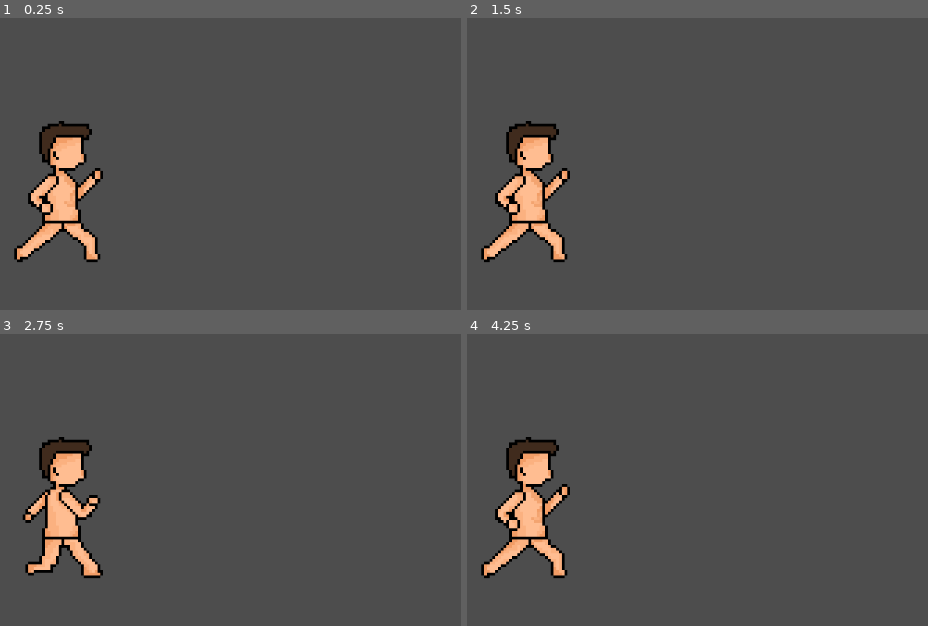
Above: before the commit, frames 1-4 (two rows, left to right).
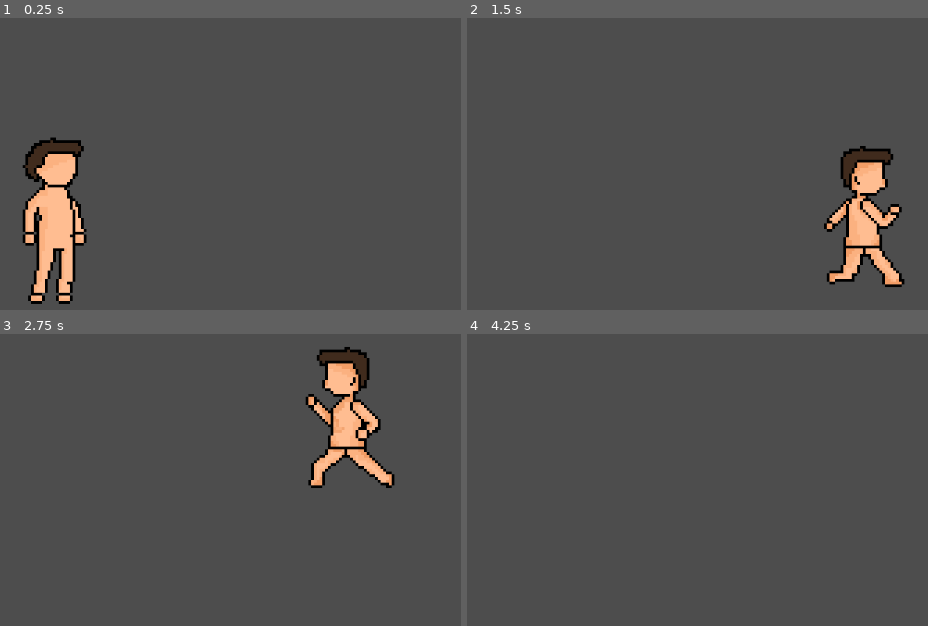
Above: after the commit, the same moments.

Repository: Sh4y-Cormac/MINI-IT-PROJECT-2-10
Game: Godot game, scene res://scenes/movementgame.tscn
Same seed, same stepped clock (60 frames per second), same inputs: the game is played once before the commit and once after it. This scene is started directly instead of the project's main scene.
Inputs (mouse positions are in pixels of both pictures, inside the frame that each line leads up to):
- Up to frame 1 (0.25 s): no input
- Up to frame 2 (1.5 s): tap Enter (ui_accept) at 0.5, 0.6 s; move the mouse to (702, 175) at 0.52 s; hold Right (ui_right) from 0.53 s (still down); tap Space (jump, bound only after the commit) at 0.77, 0.8, 1.07, 1.35 s; move the mouse to (outside the picture) at 1.27 s
- Up to frame 3 (2.75 s): tap Space (jump, bound only after the commit) at 1.52, 1.82, 2.3 s; tap Enter (ui_accept) at 1.55, 2.1 s; move the mouse to (142, 415) at 2.02 s; release Right (ui_right) at 2.03 s; hold Left (ui_left) from 2.03 s (still down)
- Up to frame 4 (4.25 s): move the mouse to (490, 605) at 2.77 s; release Left (ui_left) at 2.78 s; hold Right (ui_right) from 2.78 s (still down); tap Enter (ui_accept) at 2.85 s; tap Space (jump, bound only after the commit) at 3.02, 3.32, 3.6, 3.77, 4.07 s; move the mouse to (766, 582) at 3.52 s

The runs differ from the first frame. In frame 1, 5.8% of the frame differs, in the area x 3-23%, y 35-98%; in frame 2, 9.1%; in frame 3, 9.1%, in the area x 4-86%, y 4-84%; in frame 4, 4.6%.

Commit message:
movement

Diff:
--- a/project.godot
+++ b/project.godot
@@ -15,7 +15,28 @@
 config/features=PackedStringArray("4.4", "GL Compatibility")
 config/icon="res://icon.svg"
 
+[input]
+
+jump={
+"deadzone": 0.2,
+"events": [Object(InputEventKey,"resource_local_to_scene":false,"resource_name":"","device":-1,"window_id":0,"alt_pressed":false,"shift_pressed":false,"ctrl_pressed":false,"meta_pressed":false,"pressed":false,"keycode":0,"physical_keycode":32,"key_label":0,"unicode":32,"location":0,"echo":false,"script":null)
+]
+}
+move_left={
+"deadzone": 0.2,
+"events": [Object(InputEventKey,"resource_local_to_scene":false,"resource_name":"","device":-1,"window_id":0,"alt_pressed":false,"shift_pressed":false,"ctrl_pressed":false,"meta_pressed":false,"pressed":false,"keycode":0,"physical_keycode":4194319,"key_label":0,"unicode":0,"location":0,"echo":false,"script":null)
+, Object(InputEventKey,"resource_local_to_scene":false,"resource_name":"","device":-1,"window_id":0,"alt_pressed":false,"shift_pressed":false,"ctrl_pressed":false,"meta_pressed":false,"pressed":false,"keycode":0,"physical_keycode":65,"key_label":0,"unicode":97,"location":0,"echo":false,"script":null)
+]
+}
+move_right={
+"deadzone": 0.2,
+"events": [Object(InputEventKey,"resource_local_to_scene":false,"resource_name":"","device":-1,"window_id":0,"alt_pressed":false,"shift_pressed":false,"ctrl_pressed":false,"meta_pressed":false,"pressed":false,"keycode":0,"physical_keycode":4194321,"key_label":0,"unicode":0,"location":0,"echo":false,"script":null)
+, Object(InputEventKey,"resource_local_to_scene":false,"resource_name":"","device":-1,"window_id":0,"alt_pressed":false,"shift_pressed":false,"ctrl_pressed":false,"meta_pressed":false,"pressed":false,"keycode":0,"physical_keycode":68,"key_label":0,"unicode":100,"location":0,"echo":false,"script":null)
+]
+}
+
 [rendering]
 
+textures/canvas_textures/default_texture_filter=0
 renderer/rendering_method="gl_compatibility"
 renderer/rendering_method.mobile="gl_compatibility"
--- a/scenes/movementgame.tscn
+++ b/scenes/movementgame.tscn
@@ -1,12 +1,21 @@
-[gd_scene load_steps=2 format=3 uid="uid://cvvex065inpsq"]
+[gd_scene load_steps=3 format=3 uid="uid://cvvex065inpsq"]
 
 [ext_resource type="PackedScene" uid="uid://cix3v6f2rc4d6" path="res://scenes/player_move.tscn" id="1_4v37b"]
+
+[sub_resource type="WorldBoundaryShape2D" id="WorldBoundaryShape2D_4v37b"]
+distance = -1.0
 
 [node name="movementgame" type="Node2D"]
 
 [node name="player move" parent="." instance=ExtResource("1_4v37b")]
-position = Vector2(0, 24)
+position = Vector2(27, 59)
 
 [node name="Camera2D" type="Camera2D" parent="."]
-position = Vector2(-1, 1)
+position = Vector2(29, 34)
 zoom = Vector2(4, 4)
+
+[node name="StaticBody2D" type="StaticBody2D" parent="."]
+
+[node name="CollisionShape2D" type="CollisionShape2D" parent="StaticBody2D"]
+position = Vector2(26, 64)
+shape = SubResource("WorldBoundaryShape2D_4v37b")
--- a/scenes/player_move.tscn
+++ b/scenes/player_move.tscn
@@ -1,6 +1,16 @@
-[gd_scene load_steps=6 format=3 uid="uid://cix3v6f2rc4d6"]
+[gd_scene load_steps=10 format=3 uid="uid://cix3v6f2rc4d6"]
 
 [ext_resource type="Texture2D" uid="uid://cdkuxd6k0q0uj" path="res://sprites/movement sprite.png" id="1_u4p0t"]
+[ext_resource type="Script" uid="uid://cyf0kays30r2d" path="res://script/player_move.gd" id="1_xywsj"]
+[ext_resource type="Texture2D" uid="uid://doomwyk4mwtq8" path="res://sprites/characters proganist.png" id="2_8y7dd"]
+
+[sub_resource type="AtlasTexture" id="AtlasTexture_1jt52"]
+atlas = ExtResource("2_8y7dd")
+region = Rect2(0, 0, 64, 64)
+
+[sub_resource type="AtlasTexture" id="AtlasTexture_8y7dd"]
+atlas = ExtResource("1_u4p0t")
+region = Rect2(64, 0, 64, 64)
 
 [sub_resource type="AtlasTexture" id="AtlasTexture_u4p0t"]
 atlas = ExtResource("1_u4p0t")
@@ -14,13 +24,29 @@
 animations = [{
 "frames": [{
 "duration": 1.0,
+"texture": SubResource("AtlasTexture_1jt52")
+}],
+"loop": true,
+"name": &"idle",
+"speed": 5.0
+}, {
+"frames": [{
+"duration": 1.0,
+"texture": SubResource("AtlasTexture_8y7dd")
+}],
+"loop": true,
+"name": &"jump",
+"speed": 5.0
+}, {
+"frames": [{
+"duration": 1.0,
 "texture": SubResource("AtlasTexture_u4p0t")
 }, {
 "duration": 1.0,
 "texture": SubResource("AtlasTexture_xywsj")
 }],
 "loop": true,
-"name": &"idle",
+"name": &"run",
 "speed": 6.0
 }]
 
@@ -28,14 +54,14 @@
 size = Vector2(30, 50)
 
 [node name="player move" type="CharacterBody2D"]
+script = ExtResource("1_xywsj")
 
 [node name="AnimatedSprite2D" type="AnimatedSprite2D" parent="."]
 texture_filter = 1
 position = Vector2(0, -25)
 sprite_frames = SubResource("SpriteFrames_1jt52")
-animation = &"idle"
-autoplay = "idle"
-frame_progress = 0.388284
+animation = &"jump"
+autoplay = "run"
 
 [node name="CollisionShape2D" type="CollisionShape2D" parent="."]
 position = Vector2(-2, -26)
--- a/script/player_move.gd
+++ b/script/player_move.gd
@@ -1,9 +1,12 @@
 extends CharacterBody2D
 
 
-const SPEED = 300.0
-const JUMP_VELOCITY = -400.0
+const SPEED = 130.0
+const JUMP_VELOCITY = -300.0
 
+var gravity = ProjectSettings.get_setting("physics/2d/default_gravity")
+
+@onready var animated_sprites = $AnimatedSprite2D
 
 func _physics_process(delta: float) -> void:
 	# Add the gravity.
@@ -11,12 +14,28 @@
 		velocity += get_gravity() * delta
 
 	# Handle jump.
-	if Input.is_action_just_pressed("ui_accept") and is_on_floor():
+	if Input.is_action_just_pressed("jump") and is_on_floor():
 		velocity.y = JUMP_VELOCITY
 
-	# Get the input direction and handle the movement/deceleration.
-	# As good practice, you should replace UI actions with custom gameplay actions.
-	var direction := Input.get_axis("ui_left", "ui_right")
+	# Get the input direction : -1, 0, 1
+	var direction := Input.get_axis("move_left", "move_right")
+
+	# flip sprite
+	if direction > 0:
+		animated_sprites.flip_h = false
+	elif direction < 0:
+		animated_sprites.flip_h = true
+
+	# Play animation
+	if is_on_floor():
+		if direction == 0:
+			animated_sprites.play("idle")
+		else:
+			animated_sprites.play("run")
+	else:
+		animated_sprites.play("jump")
+
+	# apply movement
 	if direction:
 		velocity.x = direction * SPEED
 	else:
